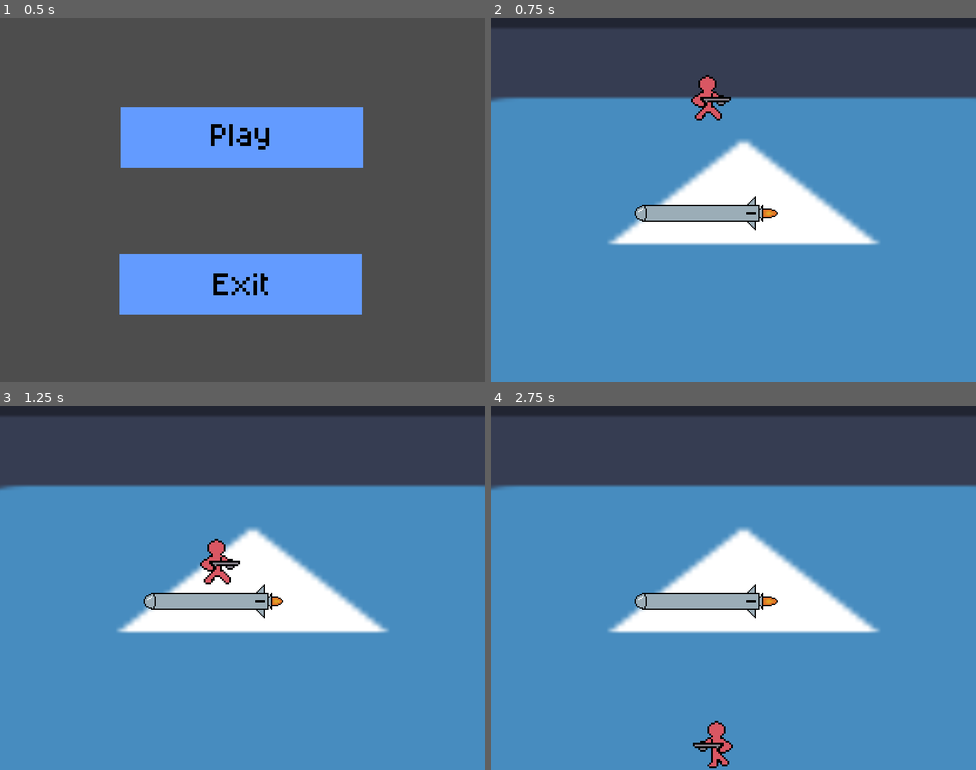
Above: before the commit, frames 1-4 (two rows, left to right).
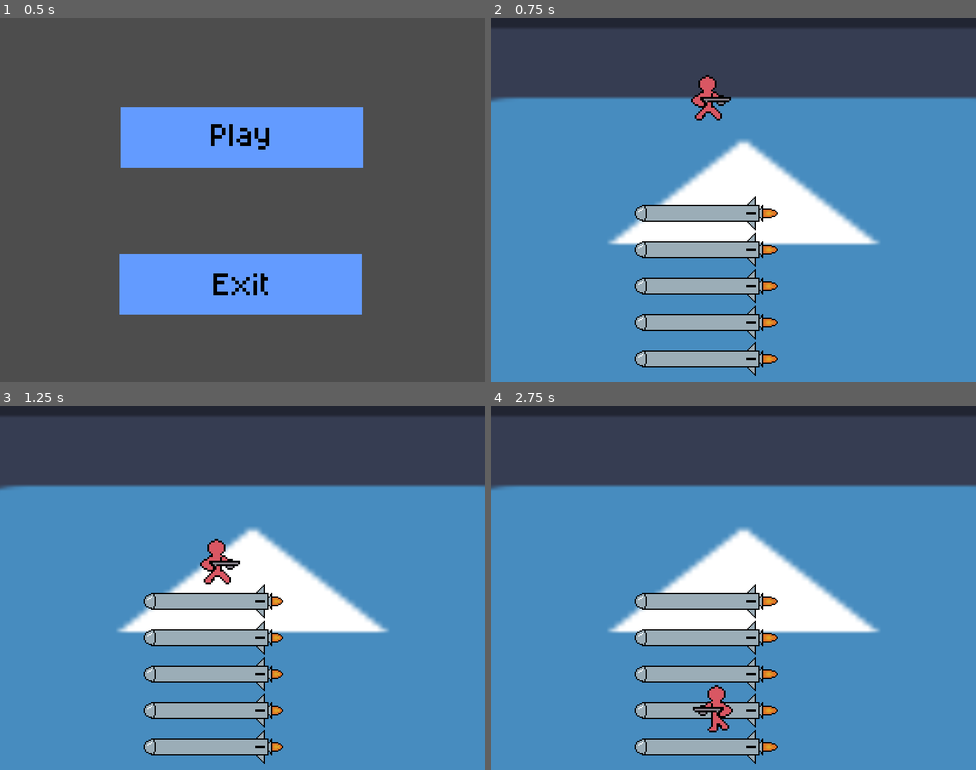
Above: after the commit, the same moments.

Repository: terminator0521/air-jumper
Game: Godot game, scene res://scenes/start_menu.tscn
Same seed, same stepped clock (60 frames per second), same inputs: the game is played once before the commit and once after it. The engine's default icon, where the game draws it, is replaced by a stand-in: a white triangle on a blue panel in a dark square.
Inputs (mouse positions are in pixels of both pictures, inside the frame that each line leads up to):
- Up to frame 1 (0.5 s): no input
- Up to frame 2 (0.75 s): click (733, 138) at 0.5 s
- Up to frame 3 (1.25 s): no input
- Up to frame 4 (2.75 s): hold Right 1.28-2.03 s; hold Left from 2.03 s (still down)

Frame 1 is identical in both runs. In frame 2, 5.3% of the frame differs, in the area x 29-60%, y 59-99%; in frame 3, 5.2%; in frame 4, 5.7%, in the area x 29-60%, y 59-100%.

Commit message:
add rocket's to main game

Diff:
--- a/scripts/rocket.gd
+++ b/scripts/rocket.gd
@@ -6,8 +6,8 @@
 var displacement: Vector2
 
 func _ready() -> void:
-    $Sprite.play("default")
-    position = Vector2(0, 0)
+	$Sprite.play("default")
+	position = Vector2(0, 0)
 
 func _physics_process(delta: float) -> void:
-    move_and_collide(displacement)
+	move_and_collide(displacement)
--- a/scripts/rocket_manager.gd
+++ b/scripts/rocket_manager.gd
@@ -1,13 +1,22 @@
 extends Node2D
 
-const _ROCKET_SCENE = preload("res://scenes/rocket_template.tscn")
-
+const _ROCKET_SCENE = preload("res://objects/rocket_template.tscn")
+var _rockets: Array[Node2D]
 # Called when the node enters the scene tree for the first time.
 func _ready() -> void:
-	var Rocket = _ROCKET_SCENE.instantiate()
 
-	add_child(Rocket)
-	pass # Replace with function body.
+	for i in range(5):
+		# 1. Spawn template
+		var rocket_instance = _ROCKET_SCENE.instantiate()
+
+		# 3. Add just the CharacterBody2D to your reference array
+		_rockets.append(rocket_instance)
+
+		# 4. Position the node (or you can position rocket_instance)
+		rocket_instance.position.y = 0 + (60 * i)
+
+		# 5. Add the ENTIRE scene structure to your game tree
+		add_child(rocket_instance)
 
 
 # Called every frame. 'delta' is the elapsed time since the previous frame.
Not shown: 2 places in objects/rocket_template.tscn that only renumber resources
